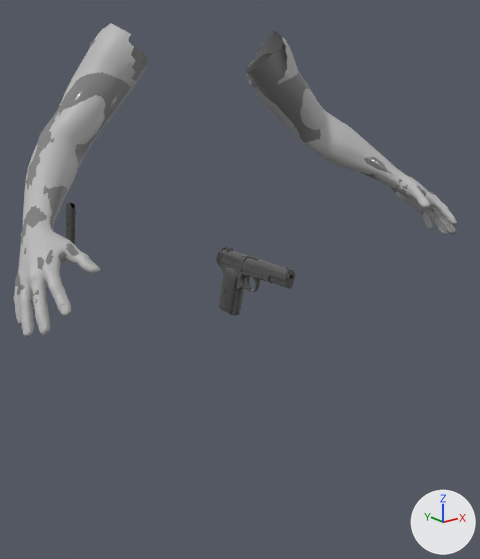
The FBX model VKSandbox/VKSandbox/res/skinned_models/Tokarev.fbx as it was, and as the next commit left it.
The view is the same before and after, from a camera (50 mm lens) standing at (-1.046, -1.33, 0.551) and looking at (0.182, 0.204, -0.063). Arrows for +X, +Y and +Z are at lower right; the lights stay in place. Both versions are drawn at frame 2 of the action 'Scene'; the numbers are the values there.

Names of what the first picture shows: 'ArmsFemale', 'ArmsMale', 'TokarevBody'.
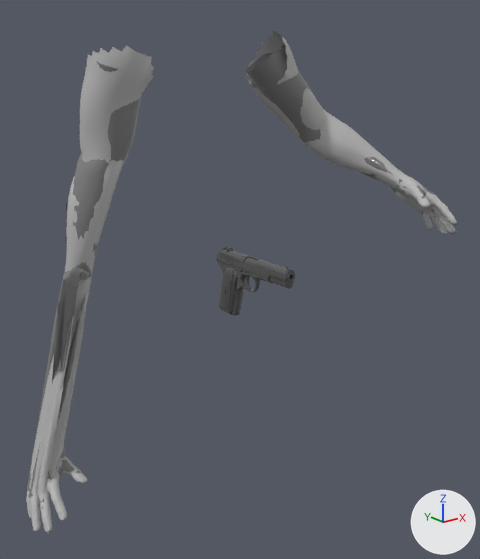
The edits, one by one:
Bone 'Bn-R-Uparm-m' (bone_bn_r_uparm_m) turns from (0, 0, 0) to (46, -46, -60) degrees about its own x, y and z.
Bone 'Bn-R-ForArm-m' (bone_bn_r_forarm_m) turns from (0, 1, 0) to (23, 6, -28) degrees about its own x, y and z.
Bone 'Bn-R-Palm-M' (bone_bn_r_palm_m) moves from (0.0, 0.0, 0.0) to (36.5, -16.9, -7.9).
Bone 'Bn-R-fing2-1' (bone_bn_r_fing2_1) moves from (0.0, 0.0, 0.0) to (23.9, 31.9, 29.5).
Bone 'Bn-R-fing3-1' (bone_bn_r_fing3_1) moves from (0.0, 0.0, 0.0) to (29.9, 34.1, 20.1).
Bone 'Bn-R-Palm-pnk' (bone_bn_r_palm_pnk) moves from (0.0, 0.0, 0.0) to (63.6, 23.0, -36.9).
Bone 'Bn-R-Palm-pnt' (bone_bn_r_palm_pnt) moves from (0.0, 0.0, 0.0) to (75.8, -5.0, -13.2).
Bone 'Bn-R-Thumb-1' (bone_bn_r_thumb_1) moves from (0.0, 0.0, 0.0) to (-56.2, -7.7, 52.1).

What differs and where, as boxes [x1, y1, x2, y2] in the pictures (480 x 559 px):
'ArmsMale', posed (60% taller)
    before: [14, 23, 457, 336]
    after: [26, 31, 457, 532]
'ArmsFemale', posed (64% taller)
    before: [15, 40, 457, 337]
    after: [27, 46, 457, 534]
bone 'Bn-R-Uparm-m', root to tip
    before: (122, 65) to (91, 100)
    after: (122, 65) to (111, 115)
bone 'Bn-R-ForArm-m', root to tip
    before: (59, 136) to (45, 199)
    after: (101, 163) to (85, 241)
bone 'Bn-R-Palm-M', root to tip
    before: (36, 238) to (34, 273)
    after: (77, 282) to (76, 310)
bone 'Bn-R-fing2-1', root to tip
    before: (37, 282) to (39, 299)
    after: (43, 490) to (44, 505)
bone 'Bn-R-fing3-1', root to tip
    before: (26, 284) to (25, 302)
    after: (35, 490) to (34, 505)
bone 'Bn-R-Palm-pnk', root to tip
    before: (27, 252) to (22, 281)
    after: (35, 461) to (32, 485)
bone 'Bn-R-Palm-pnt', root to tip
    before: (46, 246) to (50, 268)
    after: (49, 459) to (52, 480)
bone 'Bn-R-Thumb-1', root to tip
    before: (46, 238) to (69, 250)
    after: (49, 452) to (65, 463)
